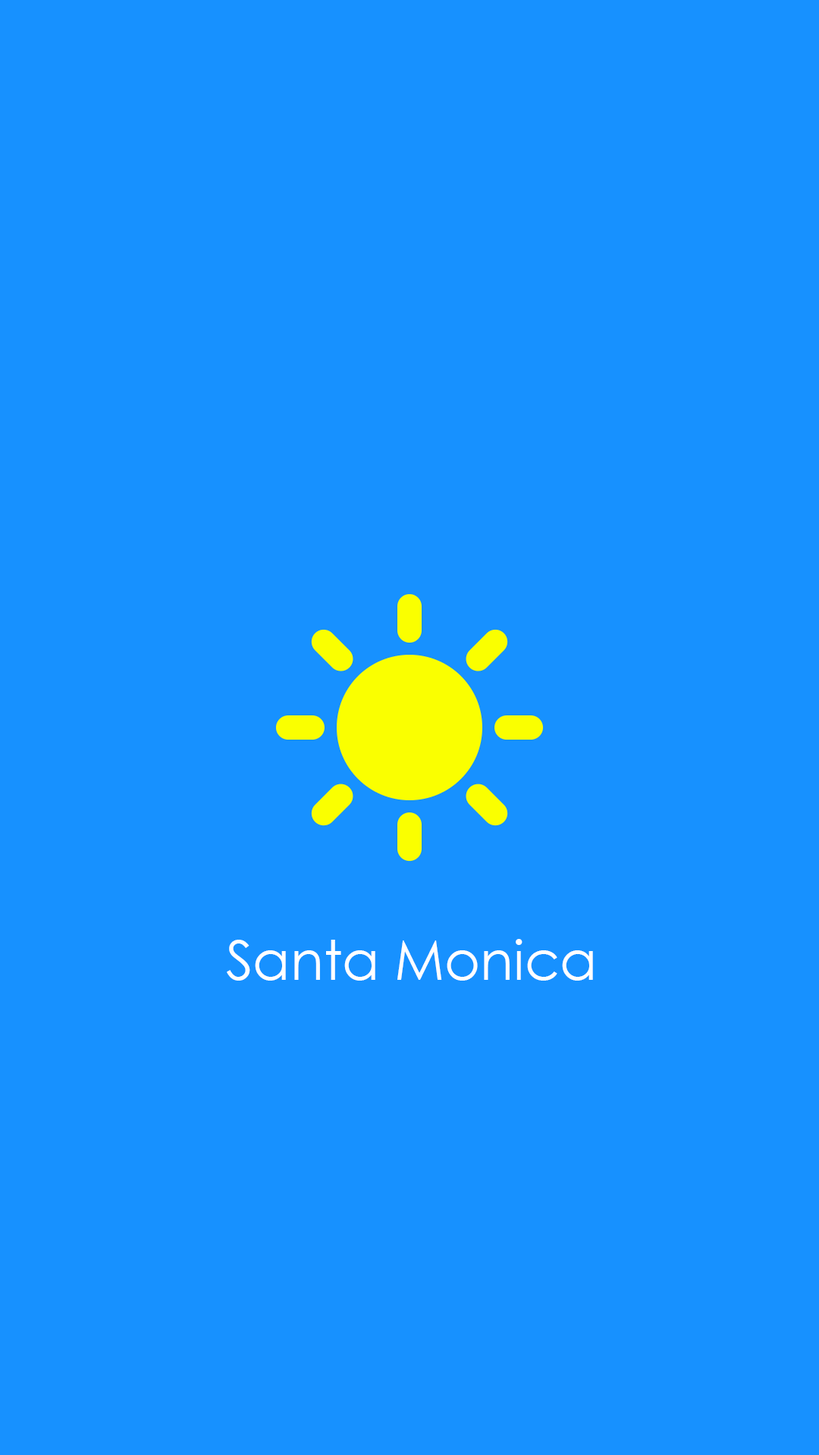
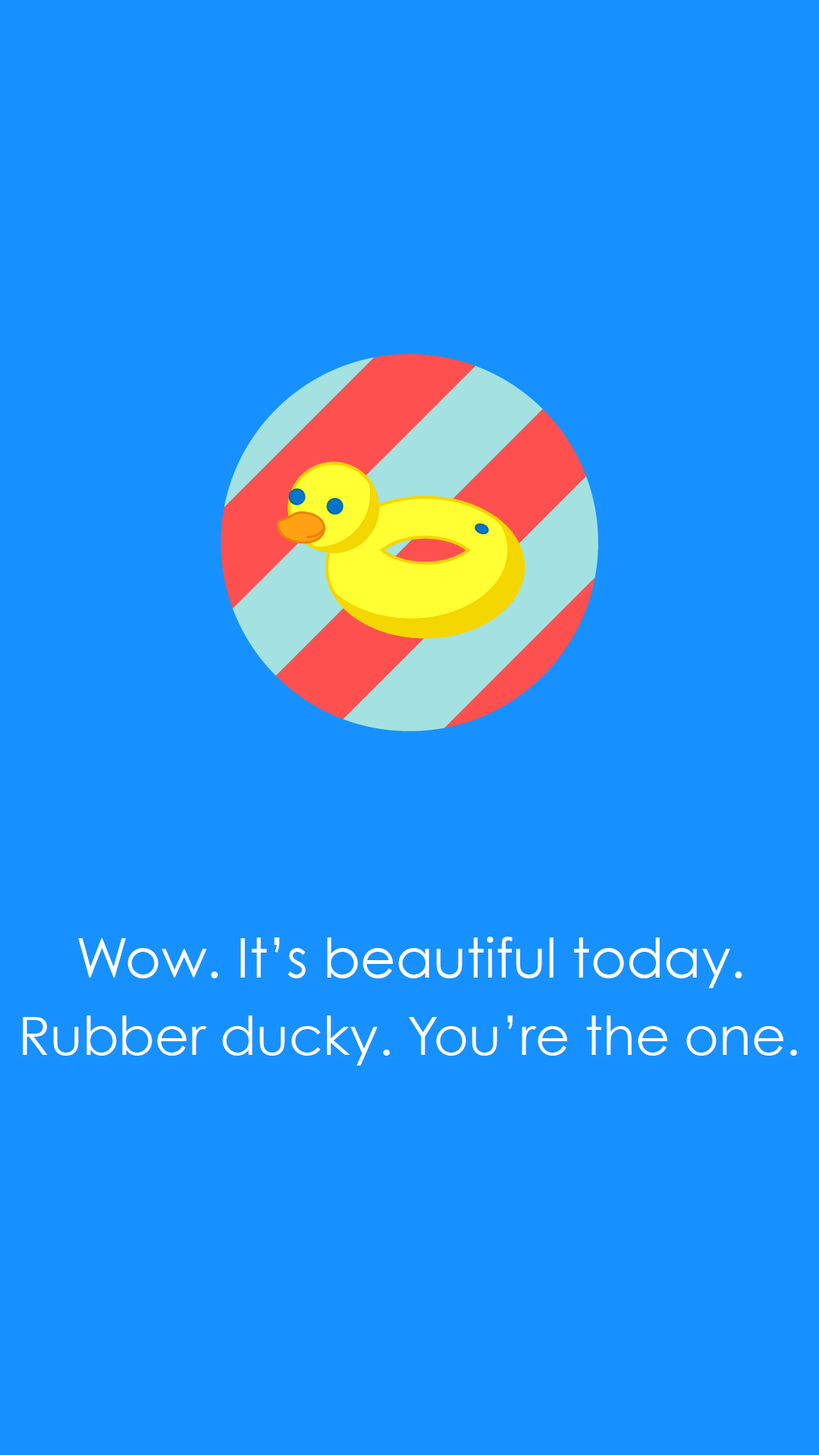
Layers edited between the first and the second 819px x 1455px image:
hid "appicon" over left=275, top=594, right=544, bottom=862
hid "Santa Monica" over left=226, top=939, right=593, bottom=981
showed "Wow. It’s beautiful today." over left=78, top=936, right=743, bottom=989
showed "rubber ducky" over left=220, top=353, right=599, bottom=732
showed "Rubber ducky. You're the one." over left=22, top=1015, right=797, bottom=1066
